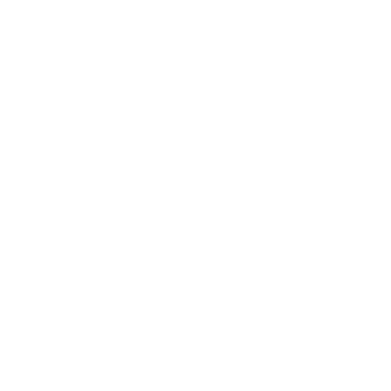
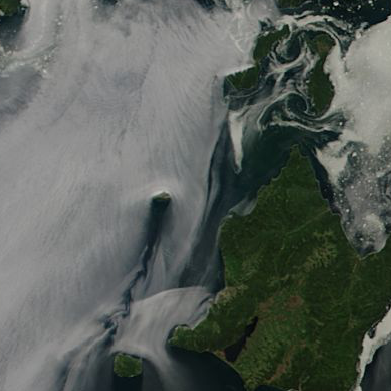
Two versions of the same layered image (391 × 391). Layer-by-layer changes:
added layer "399_sea_of_okhostk_100km_20080628.aqua.truecolor.250m" above "landfast ice" over left=0, top=0, right=391, bottom=391
